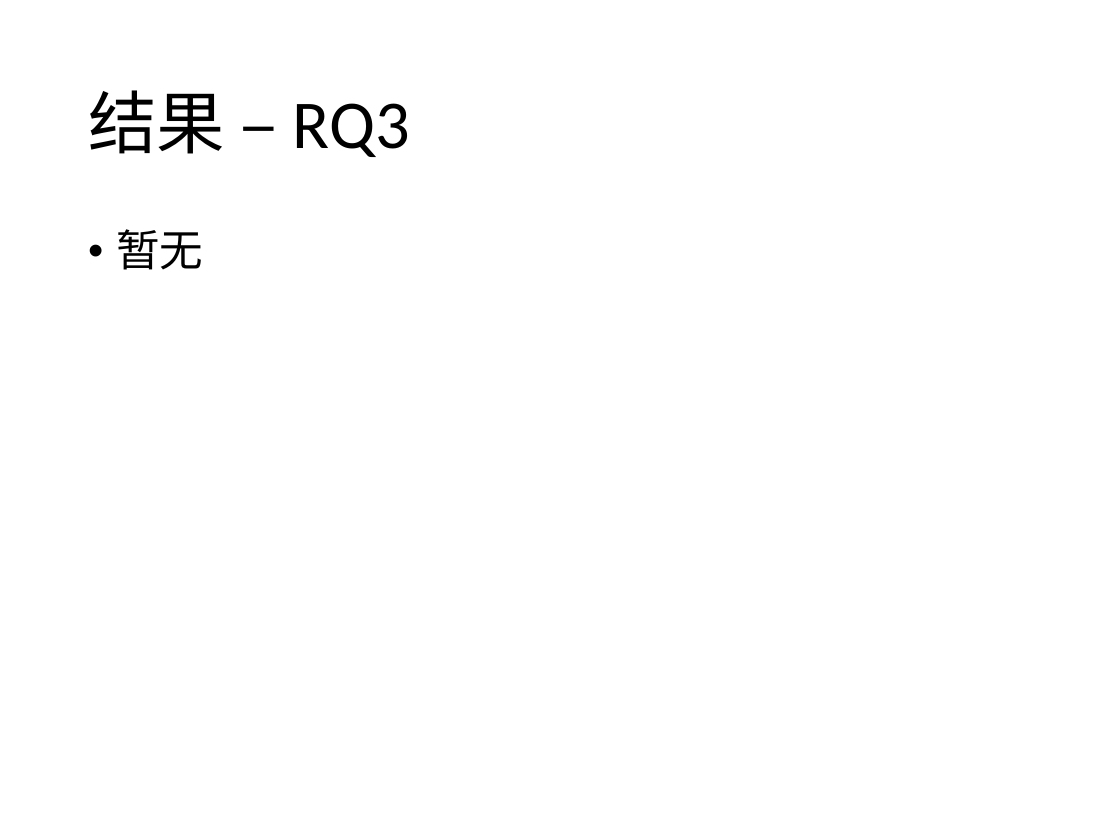
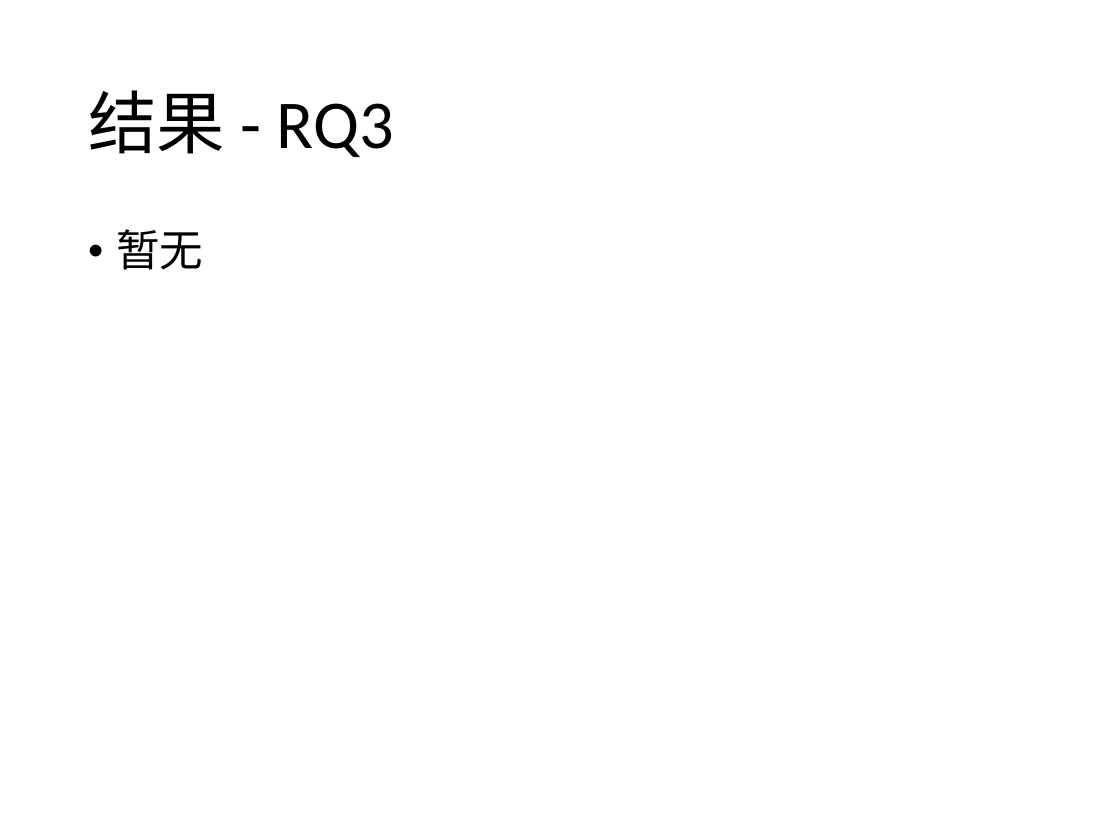
Before and after one commit to qwordy/Research, a slide deck: slide 11 of bishe/理解并发程序修改模式.pptx. Drawn at 1120x840 pixels with LibreOffice and Linux fonts; fonts in the diff are those of the drawing. Boxes give left, top, right and bottom in pixels: in the first picture for what was removed or moved away, otherwise in the second. Text is boxed around its words. In the diff, an @@ line names an element or a change of style, - is before the commit and + after.

```diff
--- a/bishe/理解并发程序修改模式.pptx
+++ b/bishe/理解并发程序修改模式.pptx
@@ title at <box>88,90,394,157</box>: text changed @@
-结果 – RQ3
+结果 - RQ3
```
Also in this commit, not shown: 7 other slides changed, 2 slides added, 1 slide removed.
